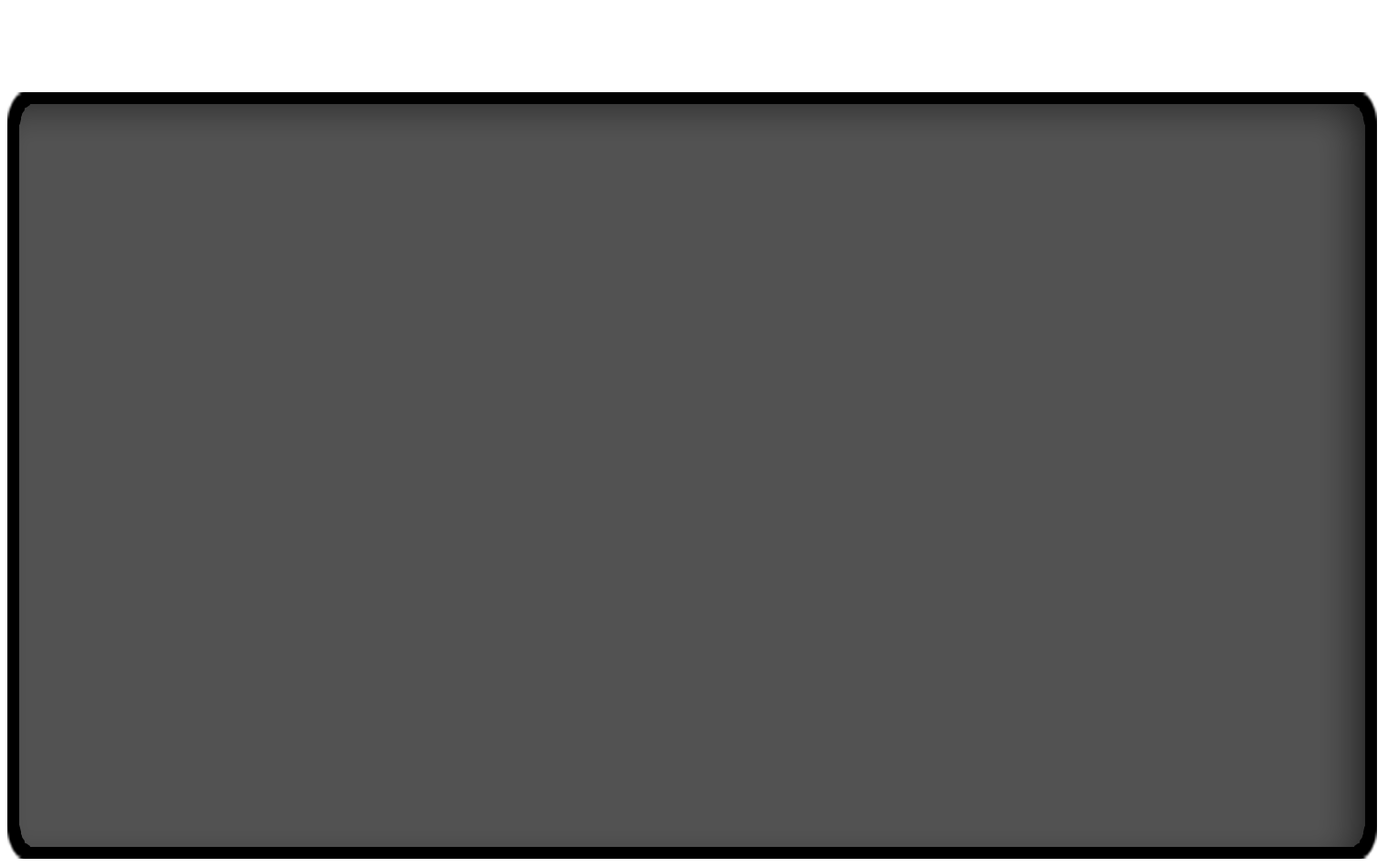
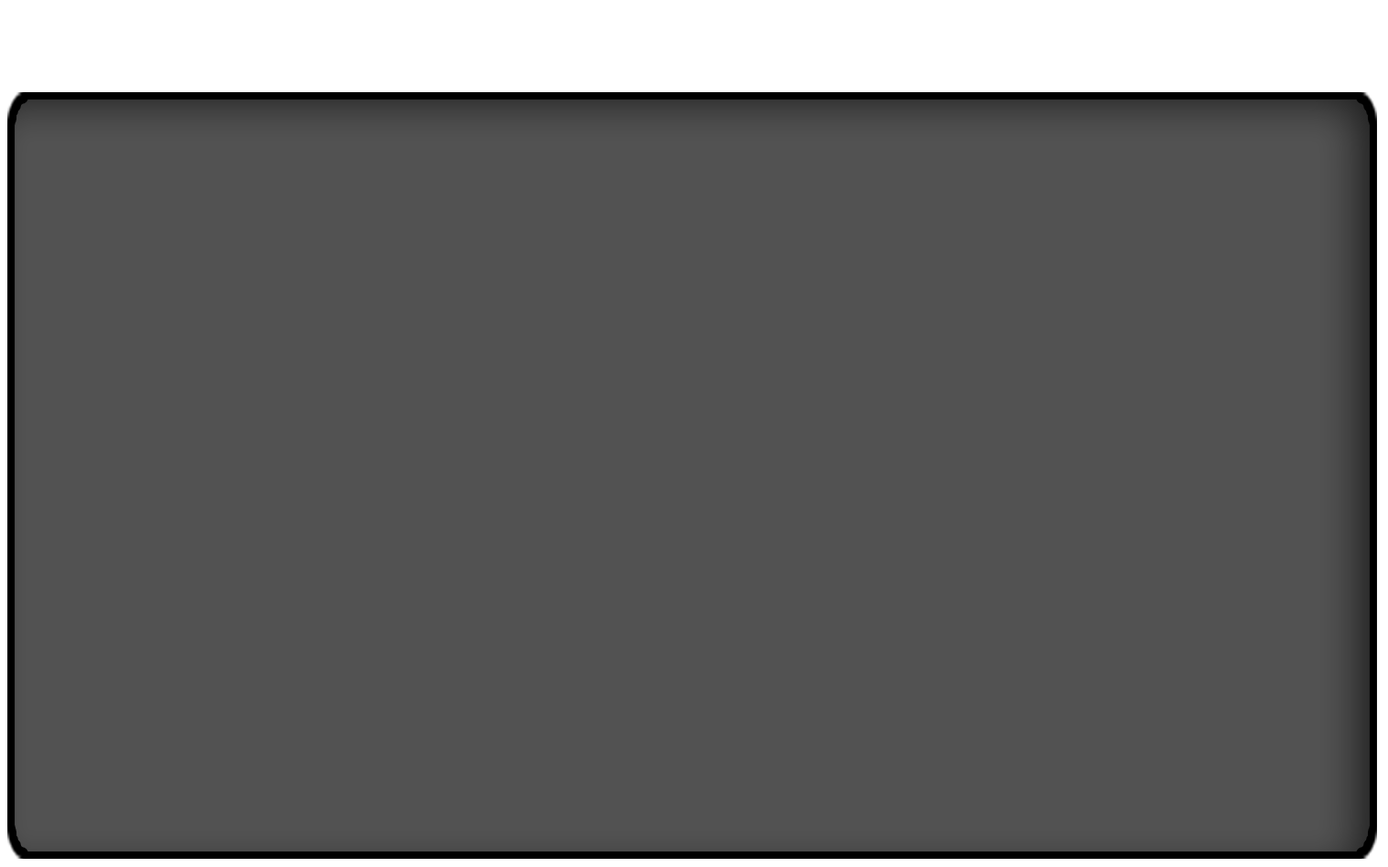
Two versions of the same layered image (1388×867). Layer-by-layer changes:
pixels changed over [14, 99, 1370, 852] (layer not identified)
